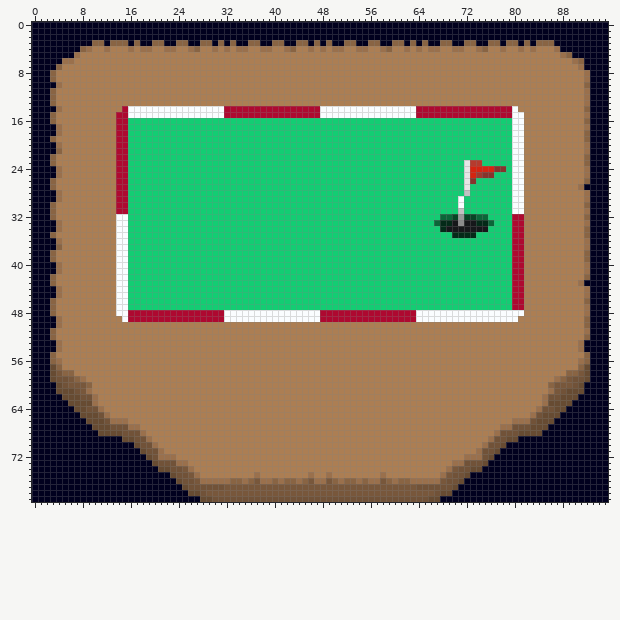
Two versions of one sprite sheet, Src/LevelSelect/MapSelectMap1.png. Above is the file before it was changed.
The file is 96x80 pixels. Colours within 5 levels of each other are drawn and written as one.
The same view after the edit:
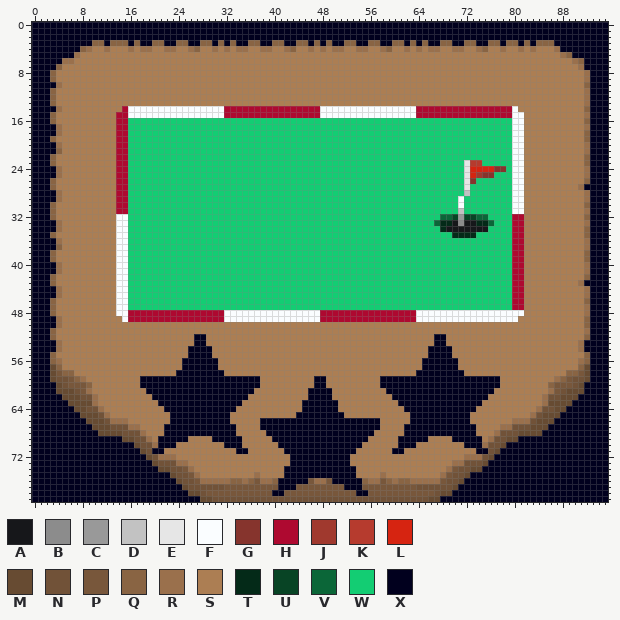
Palette (. is transparent): A #16171a  B #8c8c8c  C #999999  D #c2c2c2  E #e6e6e6  F #fafdff  G #86342d  H #ae0930  J #a0392e  K #b63b2e  L #d62411  M #674b32  N #715238  P #78573b  Q #896443  R #9a704c  S #ac7e53  T #042a18  U #084425  V #0b6638  W #13cd73  X #01001e
From old to new:
@@ x 16..79 @@
 51 SSSSSSSSSSSSSSSSSSSSSSSSSSSSSSSSSSSSSSSSSSSSSSSSSSSSSSSSSSSSSSSS
-52 SSSSSSSSSSSSSSSSSSSSSSSSSSSSSSSSSSSSSSSSSSSSSSSSSSSSSSSSSSSSSSSS
-53 SSSSSSSSSSSSSSSSSSSSSSSSSSSSSSSSSSSSSSSSSSSSSSSSSSSSSSSSSSSSSSSS
-54 SSSSSSSSSSSSSSSSSSSSSSSSSSSSSSSSSSSSSSSSSSSSSSSSSSSSSSSSSSSSSSSS
-55 SSSSSSSSSSSSSSSSSSSSSSSSSSSSSSSSSSSSSSSSSSSSSSSSSSSSSSSSSSSSSSSS
-56 SSSSSSSSSSSSSSSSSSSSSSSSSSSSSSSSSSSSSSSSSSSSSSSSSSSSSSSSSSSSSSSS
-57 SSSSSSSSSSSSSSSSSSSSSSSSSSSSSSSSSSSSSSSSSSSSSSSSSSSSSSSSSSSSSSSS
-58 SSSSSSSSSSSSSSSSSSSSSSSSSSSSSSSSSSSSSSSSSSSSSSSSSSSSSSSSSSSSSSSS
-59 SSSSSSSSSSSSSSSSSSSSSSSSSSSSSSSSSSSSSSSSSSSSSSSSSSSSSSSSSSSSSSSS
-60 SSSSSSSSSSSSSSSSSSSSSSSSSSSSSSSSSSSSSSSSSSSSSSSSSSSSSSSSSSSSSSSS
-61 SSSSSSSSSSSSSSSSSSSSSSSSSSSSSSSSSSSSSSSSSSSSSSSSSSSSSSSSSSSSSSSS
-62 SSSSSSSSSSSSSSSSSSSSSSSSSSSSSSSSSSSSSSSSSSSSSSSSSSSSSSSSSSSSSSSS
-63 SSSSSSSSSSSSSSSSSSSSSSSSSSSSSSSSSSSSSSSSSSSSSSSSSSSSSSSSSSSSSSSS
-64 SSSSSSSSSSSSSSSSSSSSSSSSSSSSSSSSSSSSSSSSSSSSSSSSSSSSSSSSSSSSSSSS
-65 SSSSSSSSSSSSSSSSSSSSSSSSSSSSSSSSSSSSSSSSSSSSSSSSSSSSSSSSSSSSSSSS
-66 SSSSSSSSSSSSSSSSSSSSSSSSSSSSSSSSSSSSSSSSSSSSSSSSSSSSSSSSSSSSSSSS
-67 RRSSSSSSSSSSSSSSSSSSSSSSSSSSSSSSSSSSSSSSSSSSSSSSSSSSSSSSSSSSSSRR
-68 NNRSSSSSSSSSSSSSSSSSSSSSSSSSSSSSSSSSSSSSSSSSSSSSSSSSSSSSSSSSSRNN
-69 MNNRSSSSSSSSSSSSSSSSSSSSSSSSSSSSSSSSSSSSSSSSSSSSSSSSSSSSSSSSRNNM
-70 XMNNRSSSSSSSSSSSSSSSSSSSSSSSSSSSSSSSSSSSSSSSSSSSSSSSSSSSSSSRNNMX
-71 XXMNNRSSSSSSSSSSSSSSSSSSSSSSSSSSSSSSSSSSSSSSSSSSSSSSSSSSSSRNNMXX
-72 XXXMNRRRSSSSSSSSSSSSSSSSSSSSSSSSSSSSSSSSSSSSSSSSSSSSSSSSRRRNMXXX
-73 XXXXMNNNRRSSSSSSSSSSSSSSSSSSSSSSSSSSSSSSSSSSSSSSSSSSSSRRNNNMXXXX
-74 XXXXXMMNNPRSSSSSSSSSSSSSSSSSSSSSSSSSSSSSSSSSSSSSSSSSSRPNNMMXXXXX
-75 XXXXXXXMNNPRSSSSSSSSSRSSSSSSSSRSSRSSSSSSSSRSSSSSSSSSRPNNMXXXXXXX
-76 XXXXXXXXMNNPRRRRRQQRQPRRQRQQRQPRRPQRQQRQRRPQRQQRRRRRPNNMXXXXXXXX
-77 XXXXXXXXXMNNNNNNPPPPPPPPPPPPPPPPPPPPPPPPPPPPPPPPNNNNNNMXXXXXXXXX
-78 XXXXXXXXXXMMNPPPPPPPPPPPPPPPPPPPPPPPPPPPPPPPPPPPPPPNMMXXXXXXXXXX
+52 SSSSSSSSSSSXXSSSSSSSSSSSSSSSSSSSSSSSSSSSSSSSSSSSSSSXXSSSSSSSSSSS
+53 SSSSSSSSSSSXXSSSSSSSSSSSSSSSSSSSSSSSSSSSSSSSSSSSSSSXXSSSSSSSSSSS
+54 SSSSSSSSSSXXXXSSSSSSSSSSSSSSSSSSSSSSSSSSSSSSSSSSSSXXXXSSSSSSSSSS
+55 SSSSSSSSSSXXXXSSSSSSSSSSSSSSSSSSSSSSSSSSSSSSSSSSSSXXXXSSSSSSSSSS
+56 SSSSSSSSSXXXXXXSSSSSSSSSSSSSSSSSSSSSSSSSSSSSSSSSSXXXXXXSSSSSSSSS
+57 SSSSSSSSSXXXXXXSSSSSSSSSSSSSSSSSSSSSSSSSSSSSSSSSSXXXXXXSSSSSSSSS
+58 SSSSSSSSXXXXXXXXSSSSSSSSSSSSSSSSSSSSSSSSSSSSSSSSXXXXXXXXSSSSSSSS
+59 SSXXXXXXXXXXXXXXXXXXXXSSSSSSSSSXXSSSSSSSSSXXXXXXXXXXXXXXXXXXXXSS
+60 SSXXXXXXXXXXXXXXXXXXXXSSSSSSSSSXXSSSSSSSSSXXXXXXXXXXXXXXXXXXXXSS
+61 SSSXXXXXXXXXXXXXXXXXXSSSSSSSSSXXXXSSSSSSSSSXXXXXXXXXXXXXXXXXXSSS
+62 SSSSXXXXXXXXXXXXXXXXSSSSSSSSSSXXXXSSSSSSSSSSXXXXXXXXXXXXXXXXSSSS
+63 SSSSSXXXXXXXXXXXXXXSSSSSSSSSSXXXXXXSSSSSSSSSSXXXXXXXXXXXXXXSSSSS
+64 SSSSSSXXXXXXXXXXXXSSSSSSSSSSSXXXXXXSSSSSSSSSSSXXXXXXXXXXXXSSSSSS
+65 SSSSSSSXXXXXXXXXXSSSSSSSSSSSXXXXXXXXSSSSSSSSSSSXXXXXXXXXXSSSSSSS
+66 SSSSSSSXXXXXXXXXXSSSSSXXXXXXXXXXXXXXXXXXXXSSSSSXXXXXXXXXXSSSSSSS
+67 RRSSSSXXXXXXXXXXXXSSSSXXXXXXXXXXXXXXXXXXXXSSSSXXXXXXXXXXXXSSSSRR
+68 NNRSSSXXXXXXXXXXXXSSSSSXXXXXXXXXXXXXXXXXXSSSSSXXXXXXXXXXXXSSSRNN
+69 MNNRSXXXXXSSSSXXXXXSSSSSXXXXXXXXXXXXXXXXSSSSSXXXXXSSSSXXXXXSRNNM
+70 XMNNRXXXSSSSSSSSXXXSSSSSSXXXXXXXXXXXXXXSSSSSSXXXSSSSSSSSXXXRNNMX
+71 XXMNXXSSSSSSSSSSSSXXSSSSSSXXXXXXXXXXXXSSSSSSXXSSSSSSSSSSSSXXNMXX
+72 XXXMNRRRSSSSSSSSSSSSSSSSSSSXXXXXXXXXXSSSSSSSSSSSSSSSSSSSRRRNMXXX
+73 XXXXMNNNRRSSSSSSSSSSSSSSSSSXXXXXXXXXXSSSSSSSSSSSSSSSSSRRNNNMXXXX
+74 XXXXXMMNNPRSSSSSSSSSSSSSSSXXXXXXXXXXXXSSSSSSSSSSSSSSSRPNNMMXXXXX
+75 XXXXXXXMNNPRSSSSSSSSSRSSSSXXXXXXXXXXXXSSSSRSSSSSSSSSRPNNMXXXXXXX
+76 XXXXXXXXMNNPRRRRRQQRQPRRQXXXXXPRRPXXXXXQRRPQRQQRRRRRPNNMXXXXXXXX
+77 XXXXXXXXXMNNNNNNPPPPPPPPPXXXPPPPPPPPXXXPPPPPPPPPNNNNNNMXXXXXXXXX
+78 XXXXXXXXXXMMNPPPPPPPPPPPXXPPPPPPPPPPPPXXPPPPPPPPPPPNMMXXXXXXXXXX
 79 XXXXXXXXXXXXMMNNNNNNNNNNNNNNNNNNNNNNNNNNNNNNNNNNNNMMXXXXXXXXXXXX
Changed places in both pictures, as pixel boxes (x1, y1, x2, y2):
changed: (140, 334, 500, 496)
